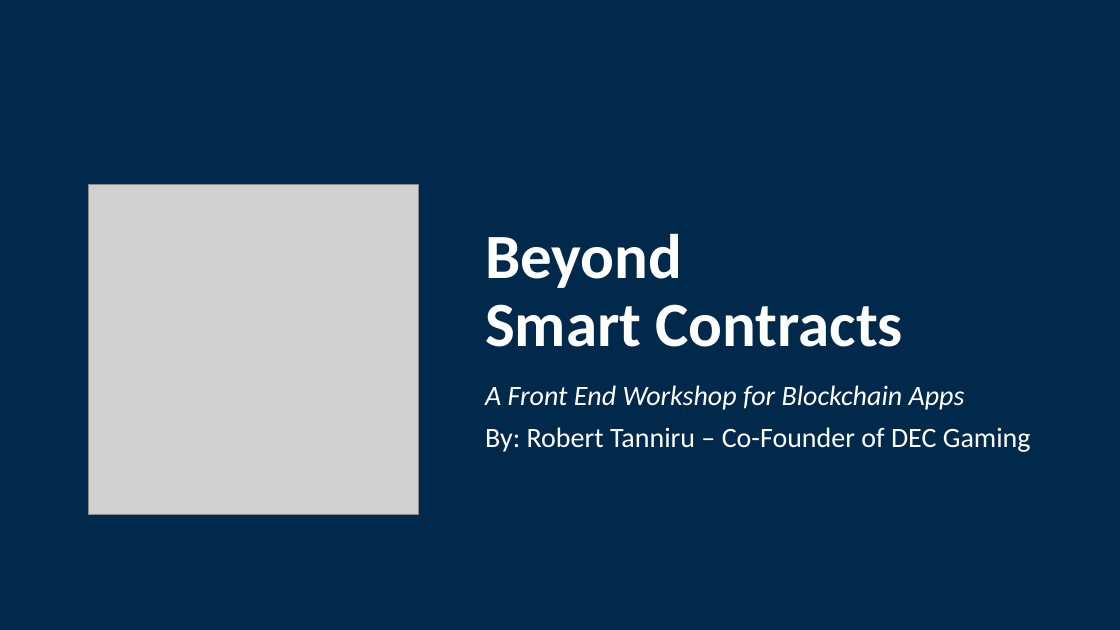
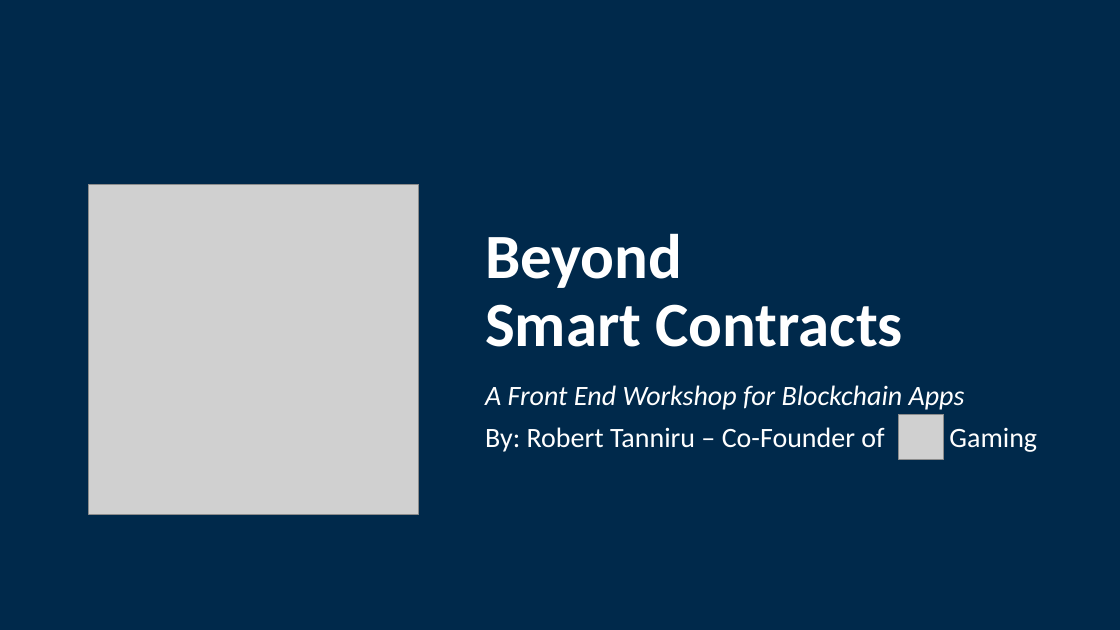
Before and after one commit to Blockchain-at-Michigan/Front-End-Workshop, a slide deck: slide 1 of presentation/Workshop_12_2_18.pptx. Drawn at 1120x630 pixels with LibreOffice and Linux fonts; fonts in the diff are those of the drawing; grey boxes stand for pictures. Boxes give left, top, right and bottom in pixels: in the first picture for what was removed or moved away, otherwise in the second. Text is boxed around its words. In the diff, an @@ line names an element or a change of style, - is before the commit and + after.

Commit message:
updating presentation

```diff
--- a/presentation/Workshop_12_2_18.pptx
+++ b/presentation/Workshop_12_2_18.pptx
@@ picture added at [899, 414, 944, 460] @@
@@ subtitle at [485, 427, 1037, 452]: text changed @@
-By: Robert Tanniru – Co-Founder of DEC Gaming
+By: Robert Tanniru – Co-Founder of Gaming
```
Also in this commit, not shown: 1 other slide changed.
